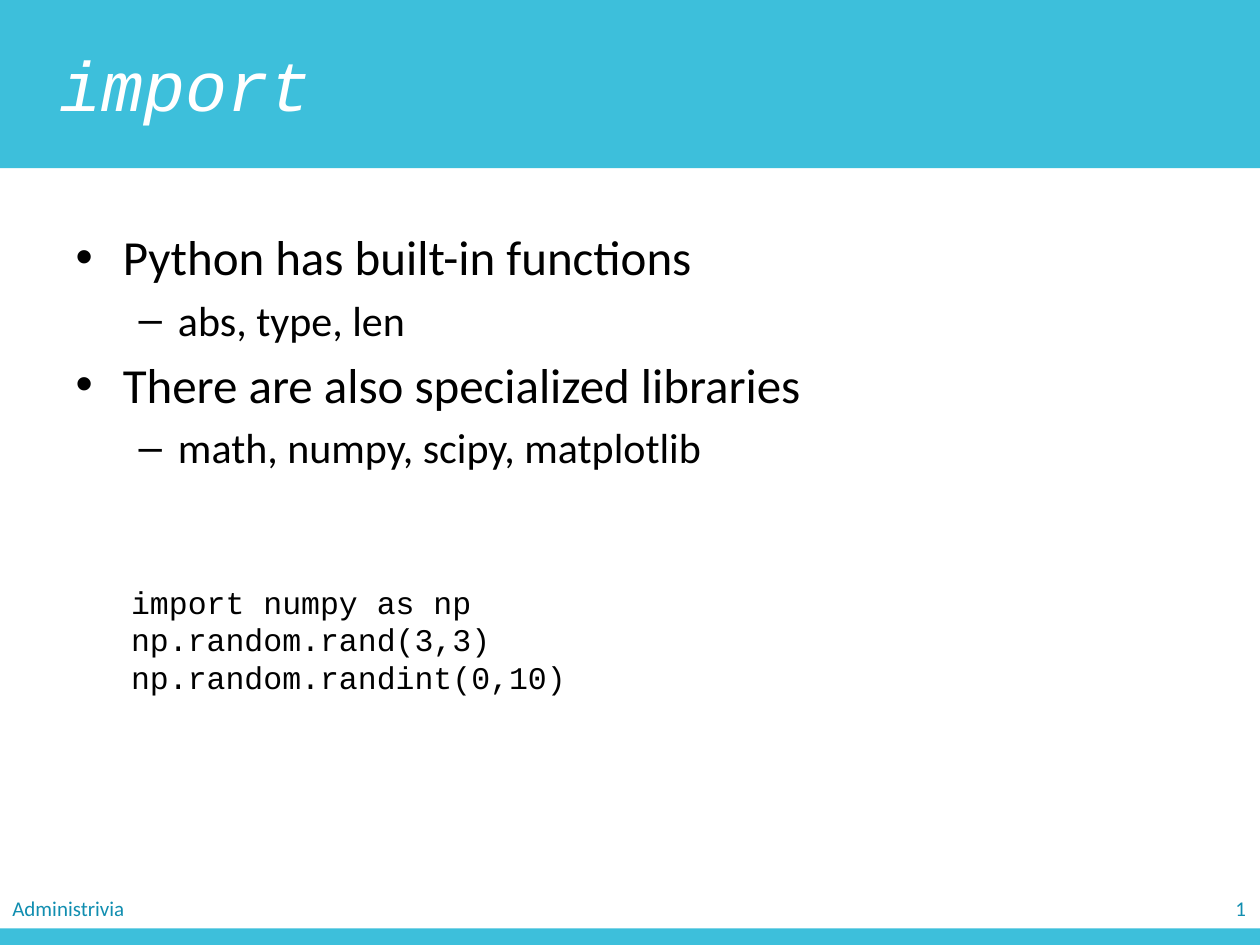
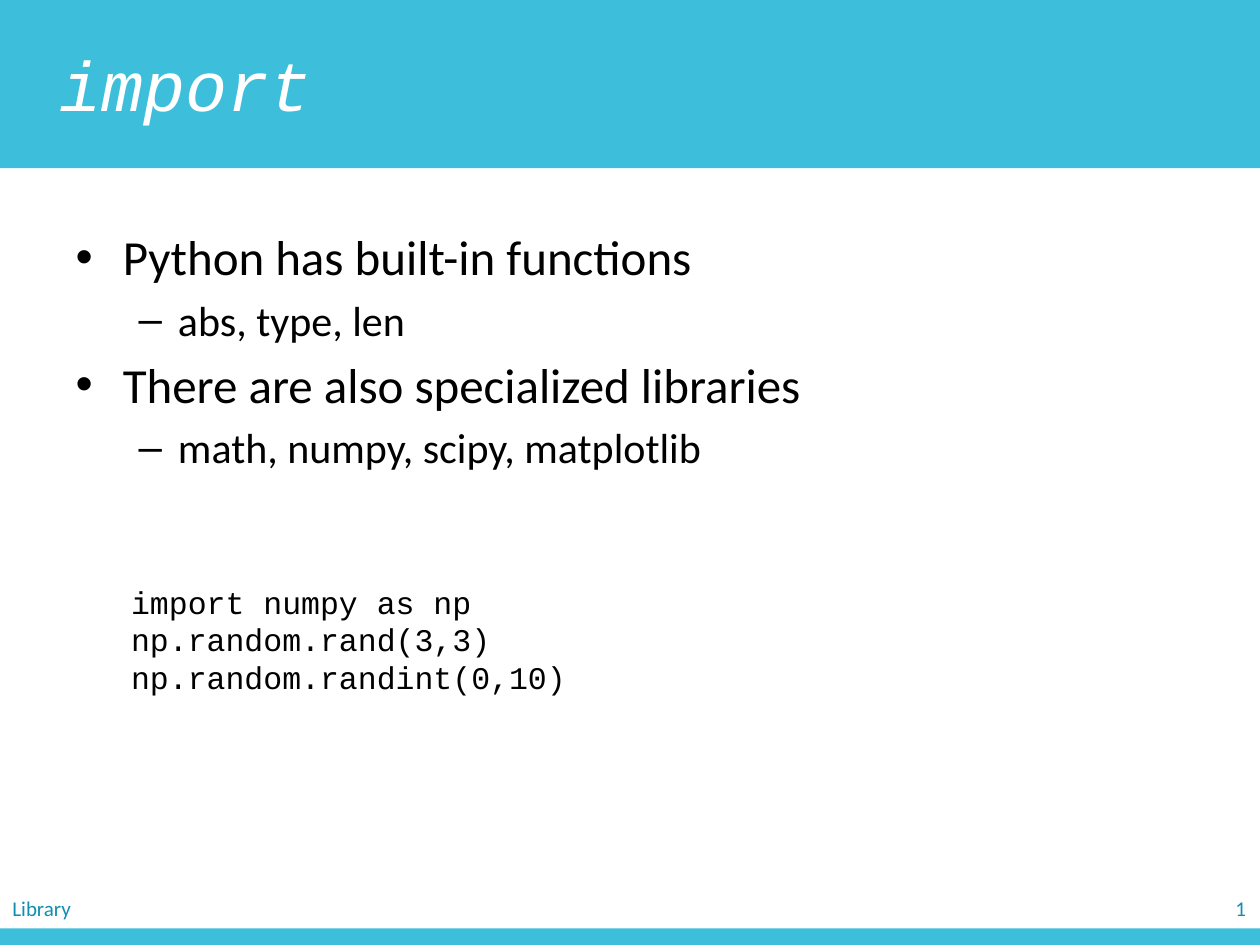
Before and after one commit to zichengliao/zuics101-fa17, a slide deck: slide 6 of lectures/lec11/lec11.pptx. Drawn at 1260x945 pixels with LibreOffice and Linux fonts; fonts in the diff are those of the drawing. Boxes give left, top, right and bottom in pixels: in the first picture for what was removed or moved away, otherwise in the second. Text is boxed around its words. In the diff, an @@ line names an element or a change of style, - is before the commit and + after.

```diff
--- a/lectures/lec11/lec11.pptx
+++ b/lectures/lec11/lec11.pptx
@@ text removed at <box>12,901,124,916</box> @@
-Administrivia
@@ text added at <box>12,901,70,920</box>, 12 pt, text #118EB0 @@
+Library
```
Also in this commit, not shown: 29 other slides changed, 1 slide removed, 2 other files.
